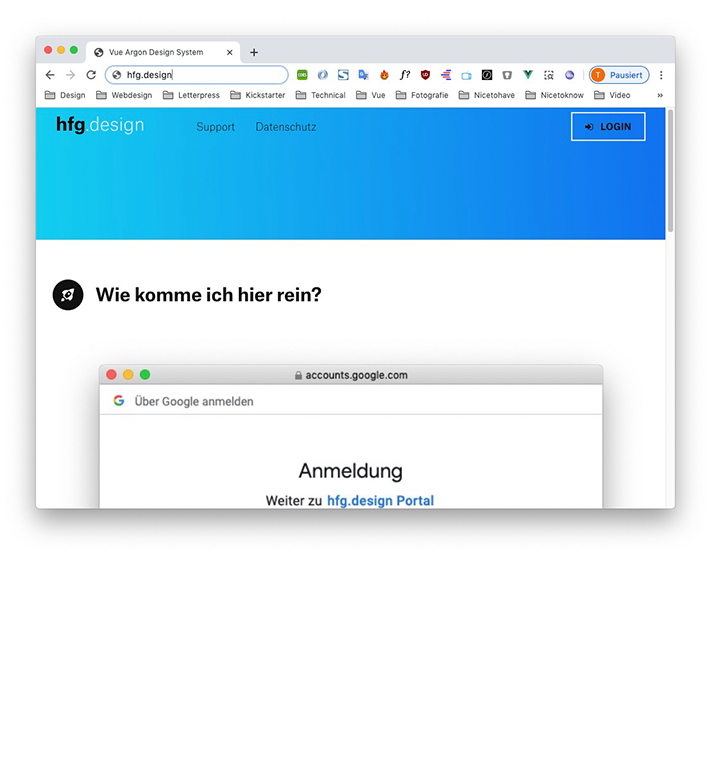
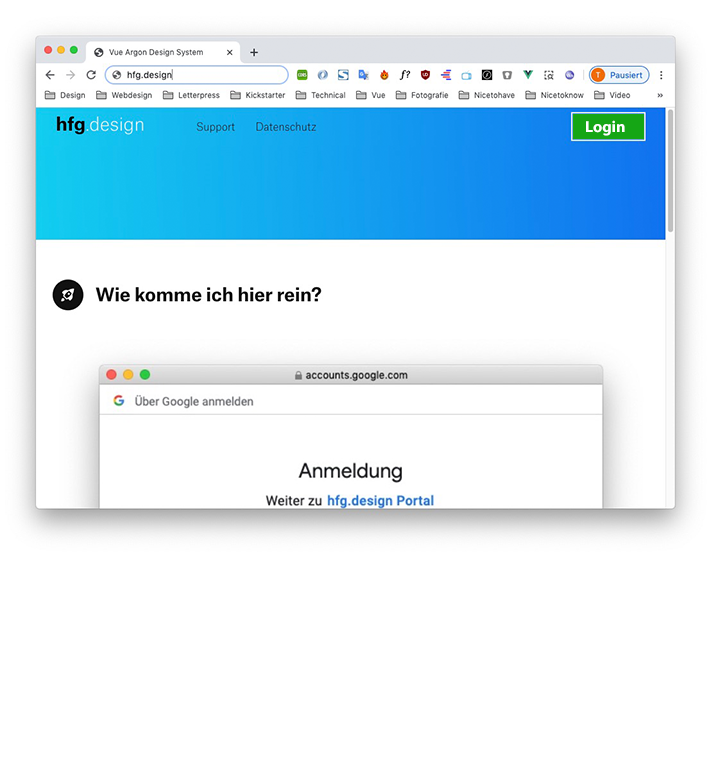
Comparing the layer stacks of the two 711x767 images. Changes:
added group "Gruppe 1" with 3 layers above "getting-started-1" over [573, 114, 644, 139]
added layer "Login" in group "Gruppe 1" over [586, 120, 625, 136]
added layer "Rechteck 1" in group "Gruppe 1" over [573, 114, 644, 139]
added layer "Rechteck 2" in group "Gruppe 1" over [577, 115, 638, 135]
